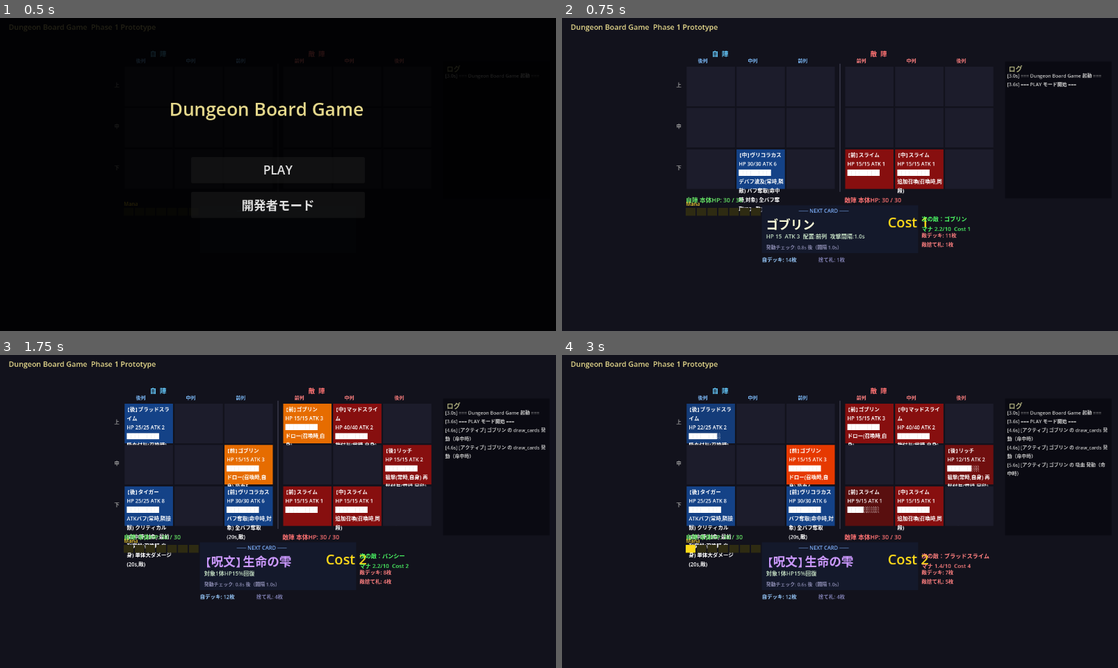
Above: before the commit, frames 1-4 (two rows, left to right).
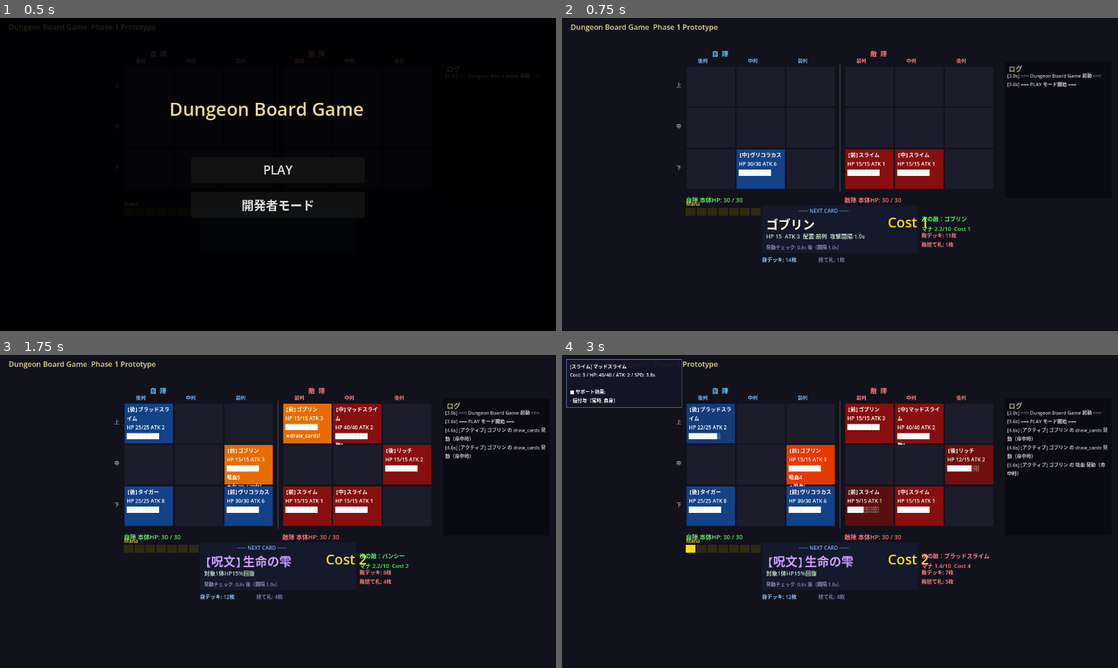
Above: after the commit, the same moments.

Repository: kazumak334-create/dungeon-board-game
Game: Godot game, scene res://scenes/Main.tscn
Same seed, same stepped clock (60 frames per second), same inputs: the game is played once before the commit and once after it.
Inputs (mouse positions are in pixels of both pictures, inside the frame that each line leads up to):
- Up to frame 1 (0.5 s): no input
- Up to frame 2 (0.75 s): click "PLAY" at 0.5 s
- Up to frame 3 (1.75 s): tap Enter at 1.25 s; move the mouse to (400, 495) at 1.27 s; click (400, 495) at 1.42 s
- Up to frame 4 (3 s): drag from (728, 527) to (812, 574) at 2.02 s; move the mouse to (895, 442) at 2.77 s; click (895, 442) at 2.92 s

Frame 1 is identical in both runs. In frame 2, 0.4% of the frame differs, in the area x 31-69%, y 51-62%; in frame 3, 1.1%; in frame 4, 1.7%, in the area x 0-77%, y 1-68%.

Commit message:
feat: 盤面セルホバーでユニット詳細パネル表示
盤面のユニットにマウスを乗せると詳細パネルを表示:
- ステータス（Cost/HP/ATK/SPD）
- サポート効果: スキル名（発動タイミング, 対象範囲）
- アクティブスキル: スキル名（発動タイミング, 対象範囲）
全てEffectDBのdisplay名とtrigger/target日本語変換で動的生成。

Co-Authored-By: Claude Opus 4.6 (1M context) <noreply@anthropic.com>

Diff:
--- a/scripts/Main.gd
+++ b/scripts/Main.gd
@@ -39,6 +39,8 @@
 
 var cell_rects:  Array = []
 var cell_labels: Array = []
+var _cell_tooltip_panel: PanelContainer = null
+var _cell_tooltip_label: Label = null
 
 var mana_bar_cells: Array = []  # マナバー格子
 var mana_value_label: Label
@@ -299,6 +301,8 @@
 				rect.size     = Vector2(CELL_W - 4, CELL_H - 4)
 				rect.position = Vector2(x + 2, BOARD_TOP + r * CELL_H + 2)
 				rect.color    = Color(0.13, 0.13, 0.2)
+				rect.mouse_entered.connect(_on_cell_hover.bind(side, r, c))
+				rect.mouse_exited.connect(_on_cell_hover_end)
 				add_child(rect)
 				cell_rects[side][r].append(rect)
 
@@ -323,6 +327,24 @@
 	enemy_base_label.add_theme_font_size_override("font_size", 14)
 	enemy_base_label.modulate = Color(1.0, 0.45, 0.45)
 	add_child(enemy_base_label)
+
+	# 盤面セルホバー用ツールチップ
+	_cell_tooltip_panel = PanelContainer.new()
+	_cell_tooltip_panel.position = Vector2(10, 10)
+	_cell_tooltip_panel.visible = false
+	_cell_tooltip_panel.z_index = 90
+	var tt_style := StyleBoxFlat.new()
+	tt_style.bg_color = Color(0.08, 0.08, 0.15, 0.95)
+	tt_style.border_color = Color(0.4, 0.5, 0.7)
+	tt_style.set_border_width_all(1)
+	tt_style.set_content_margin_all(8)
+	_cell_tooltip_panel.add_theme_stylebox_override("panel", tt_style)
+	_cell_tooltip_label = Label.new()
+	_cell_tooltip_label.add_theme_font_size_override("font_size", 11)
+	_cell_tooltip_label.autowrap_mode = TextServer.AUTOWRAP_WORD_SMART
+	_cell_tooltip_label.custom_minimum_size = Vector2(250, 0)
+	_cell_tooltip_panel.add_child(_cell_tooltip_label)
+	add_child(_cell_tooltip_panel)
 
 	# ---- マナバー ----
 	_build_mana_bar()
@@ -568,6 +590,51 @@
 		game_over_label.visible  = true
 		restart_button.visible   = true
 
+func _on_cell_hover(side: int, r: int, c: int) -> void:
+	var unit = board_manager.board[side][r][c]
+	if unit == null:
+		_cell_tooltip_panel.visible = false
+		return
+	var _EDB = load("res://scripts/EffectDB.gd")
+	var trigger_jp: Dictionary = {"always": "常時", "on_summon": "召喚時", "on_hit": "命中時", "on_kill": "撃破時", "on_death": "死亡時", "timer": "時間経過"}
+	var target_jp: Dictionary = {"self": "自身", "front_one": "前方1体", "same_row": "同段", "same_row_beast": "同段の獣", "same_col_ally": "同深度の味方", "adjacent_beast": "隣接の獣", "all_allies": "味方全体", "all_enemies": "敵全体", "hit_target": "攻撃対象", "enemy_most_buffs": "バフ最多の敵", "ally_undead_lowest": "最低HPアンデッド", "enemy_max_hp": "最大HP敵", "self_deck": "自デッキ", "front_enemy": "前列の敵", "adjacent_enemy": "隣接の敵", "enemy": "敵"}
+	var lines: Array = []
+	lines.append("[%s] %s" % [unit.race, unit.unit_name])
+	lines.append("Cost: %d / HP: %d/%d / ATK: %d / SPD: %.1fs" % [unit.cost, unit.current_hp, unit.max_hp, unit.attack, unit.attack_interval])
+	var support_lines: Array = []
+	var active_lines: Array = []
+	for skill in unit.skills:
+		var eid: String = skill.get("effect_id", "")
+		var display: String = eid
+		if _EDB != null and _EDB.EFFECTS.has(eid):
+			display = _EDB.EFFECTS[eid].get("display", eid)
+		var trigger: String = skill.get("trigger", "")
+		var tgt: String = skill.get("target", "")
+		var t_jp: String = trigger_jp.get(trigger, trigger)
+		var tgt_jp: String = target_jp.get(tgt, tgt)
+		if trigger == "timer":
+			var interval = skill.get("params", {}).get("interval", 0)
+			t_jp = "%ds毎" % int(interval)
+		var entry: String = "- %s（%s, %s）" % [display, t_jp, tgt_jp]
+		if trigger == "always":
+			support_lines.append(entry)
+		else:
+			active_lines.append(entry)
+	if support_lines.size() > 0:
+		lines.append("")
+		lines.append("■ サポート効果:")
+		lines.append_array(support_lines)
+	if active_lines.size() > 0:
+		lines.append("")
+		lines.append("■ アクティブスキル:")
+		lines.append_array(active_lines)
+	_cell_tooltip_label.text = "\n".join(lines)
+	_cell_tooltip_panel.visible = true
+	_cell_tooltip_panel.size = Vector2(265, 0)
+
+func _on_cell_hover_end() -> void:
+	_cell_tooltip_panel.visible = false
+
 func _on_restart_pressed() -> void:
 	get_tree().reload_current_scene()
 
@@ -613,37 +680,8 @@
 		# HPバー（8ブロック）
 		var bar_filled: int = int(hp_ratio * 8)
 		var hp_bar: String = "█".repeat(bar_filled) + "░".repeat(8 - bar_filled)
-		# スキル表示（skillsからdisplay名+トリガー+対象を動的生成）
+		# アクティブバフ略称
 		var buffs: Array = []
-		var _EDB = load("res://scripts/EffectDB.gd")
-		var back_col: int = 0 if side == 0 else 2
-		var trigger_jp: Dictionary = {"always": "常時", "on_summon": "召喚時", "on_hit": "命中時", "on_kill": "撃破時", "on_death": "死亡時", "timer": "経過"}
-		var target_jp: Dictionary = {"self": "自身", "front_one": "前方", "same_row": "同段", "same_row_beast": "同段獣", "same_col_ally": "同深度", "adjacent_beast": "隣接獣", "all_allies": "味方全", "all_enemies": "敵全", "hit_target": "対象", "enemy_most_buffs": "敵", "ally_undead_lowest": "味方", "enemy_max_hp": "敵", "self_deck": "デッキ", "front_enemy": "前敵", "adjacent_enemy": "隣敵", "enemy": "敵"}
-		for skill in unit.skills:
-			var trigger: String = skill.get("trigger", "")
-			var eid: String = skill.get("effect_id", "")
-			var tgt: String = skill.get("target", "")
-			var display: String = eid
-			if _EDB != null and _EDB.EFFECTS.has(eid):
-				display = _EDB.EFFECTS[eid].get("display", eid)
-			# 狙撃は後列のみ、支援攻撃は後列+中列のみ表示
-			if eid == "snipe" and c != back_col:
-				continue
-			if eid == "support_fire" and c != back_col and c != 1:
-				continue
-			# 前列ではサポート効果を表示しない
-			var front_col: int = 2 if side == 0 else 0
-			if trigger == "always" and c == front_col:
-				continue
-			var t_jp: String = trigger_jp.get(trigger, trigger)
-			var tgt_jp: String = target_jp.get(tgt, "")
-			if trigger == "timer":
-				var interval = skill.get("params", {}).get("interval", 0)
-				t_jp = "%ds" % int(interval)
-			if tgt_jp != "":
-				buffs.append("%s(%s,%s)" % [display, t_jp, tgt_jp])
-			else:
-				buffs.append("%s(%s)" % [display, t_jp])
 		# バフ（スタック値）
 		if unit._atk_bonus > 0:        buffs.append("ATK+%d" % unit._atk_bonus)
 		if unit._interval_bonus > 0.0:  buffs.append("SPD+")
